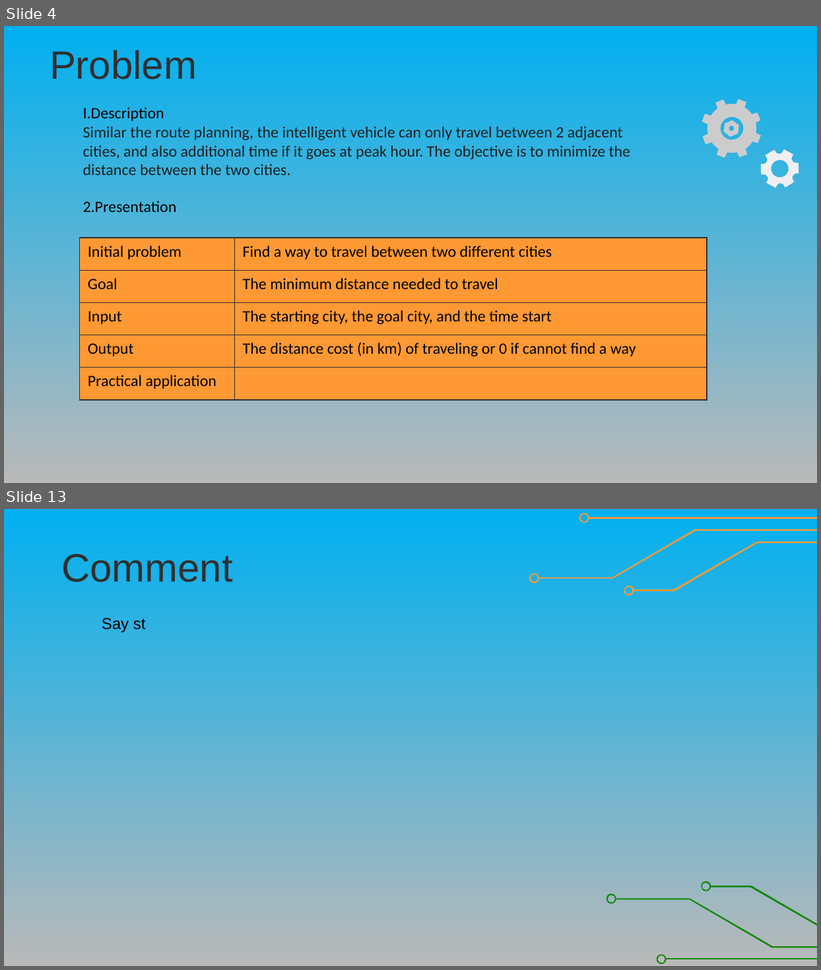
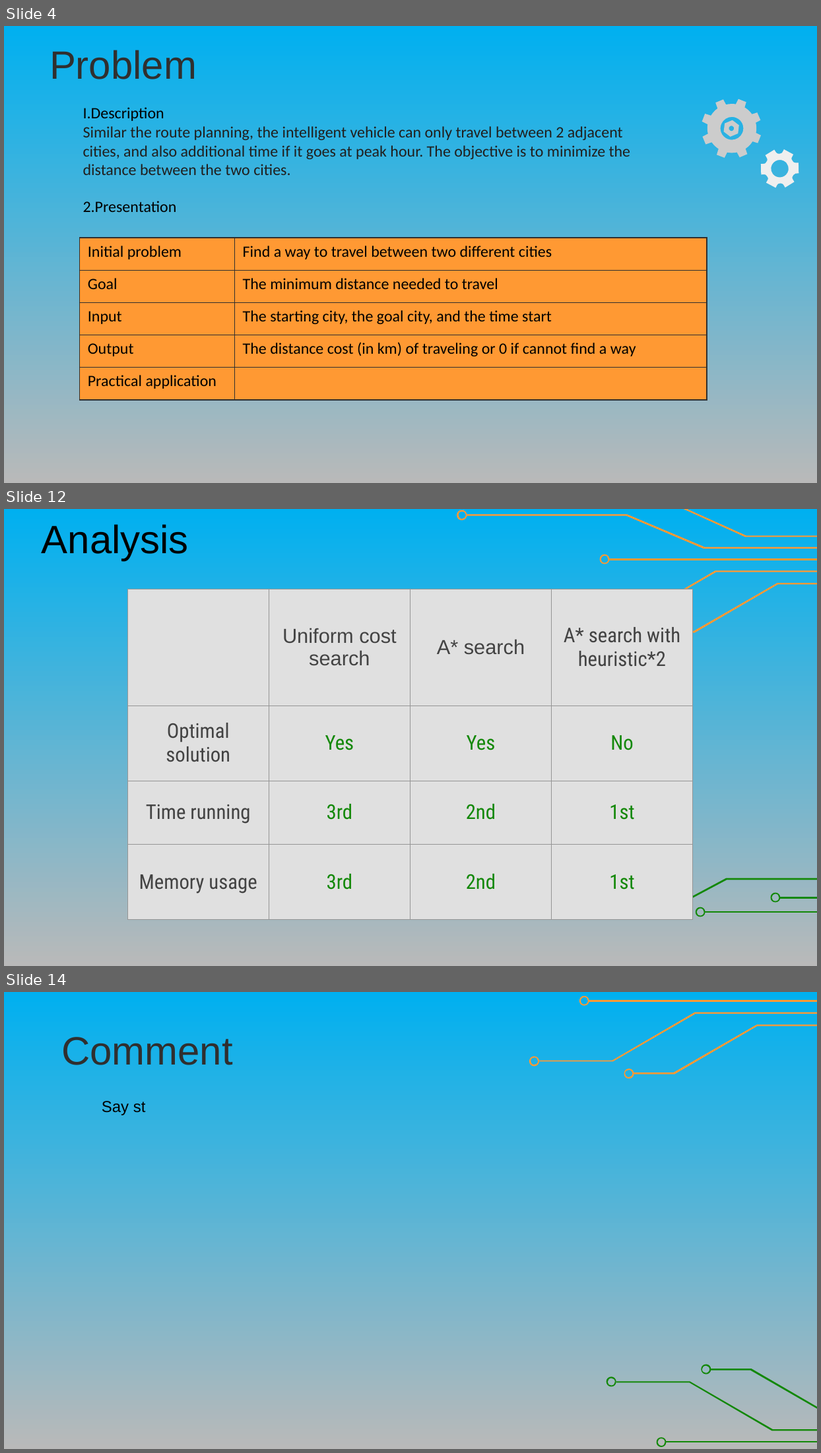
Before and after one commit to NQN27/Test_Project_AI, a slide deck: Project-AI.pptx. Shown one above the other, each under a label of ours: slides 4 and 13 before the commit, slides 4, 12 and 14 after it; the slides between them are not shown. The pictures are 821x970 and 821x1453 pixels, drawn with LibreOffice and Linux fonts; fonts in the diff are those of the drawing. Boxes give left, top, right and bottom in pixels: in the first picture for what was removed or moved away, otherwise in the second. Text is boxed around its words. In the diff, an @@ line names an element or a change of style, - is before the commit and + after.

```diff
--- a/Project-AI.pptx
+++ b/Project-AI.pptx
@@ slide 12 added at [4,509,817,966], background gradient #00B0F0 to #B9B9B9 @@
@@ text added at [42,524,189,561], 35 pt, text #000000 @@
+Analysis
@@ group added at [457,509,817,637]: 9 freeform shapes @@
@@ table added at [127,589,694,920], 4 rows, 4 columns @@
+ | Uniform cost search | A* search | A* search with heuristic*2
+Optimal solution | Yes | Yes | No
+Time running | 3rd | 2nd | 1st
+Memory usage | 3rd | 2nd | 1st
@@ group added at [529,878,817,917]: 6 freeform shapes @@
@@ what was slide 13 is now slide 14 @@
```
Also in this commit, not shown: 3 slides changed, 3 other slides added, 3 slides removed, 1 other file.
